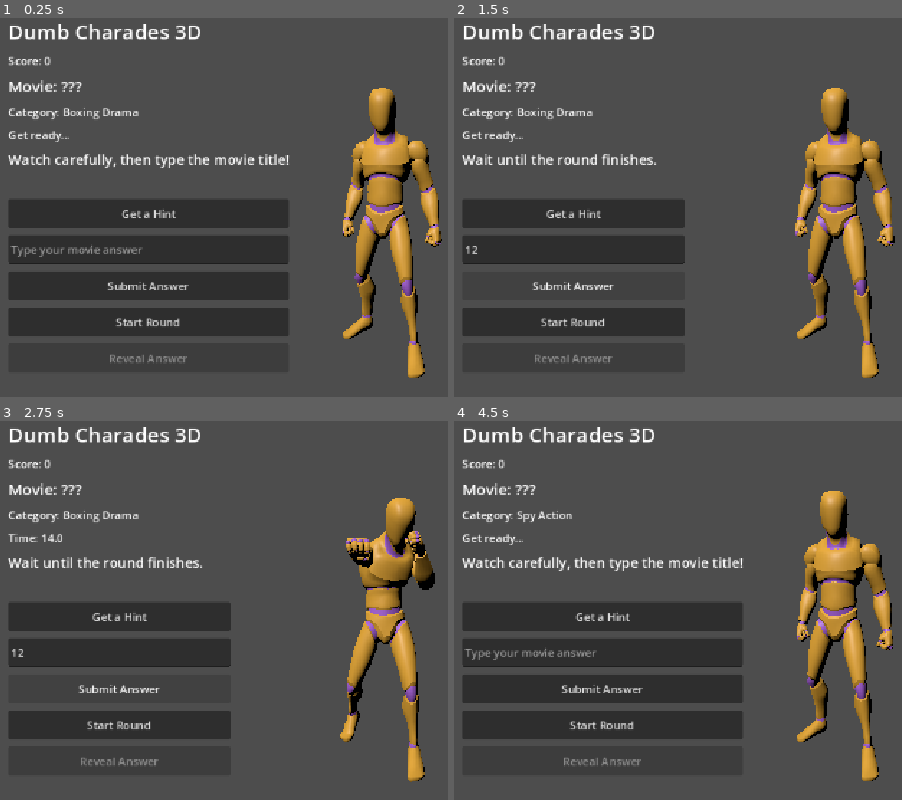
Above: before the commit, frames 1-4 (two rows, left to right).
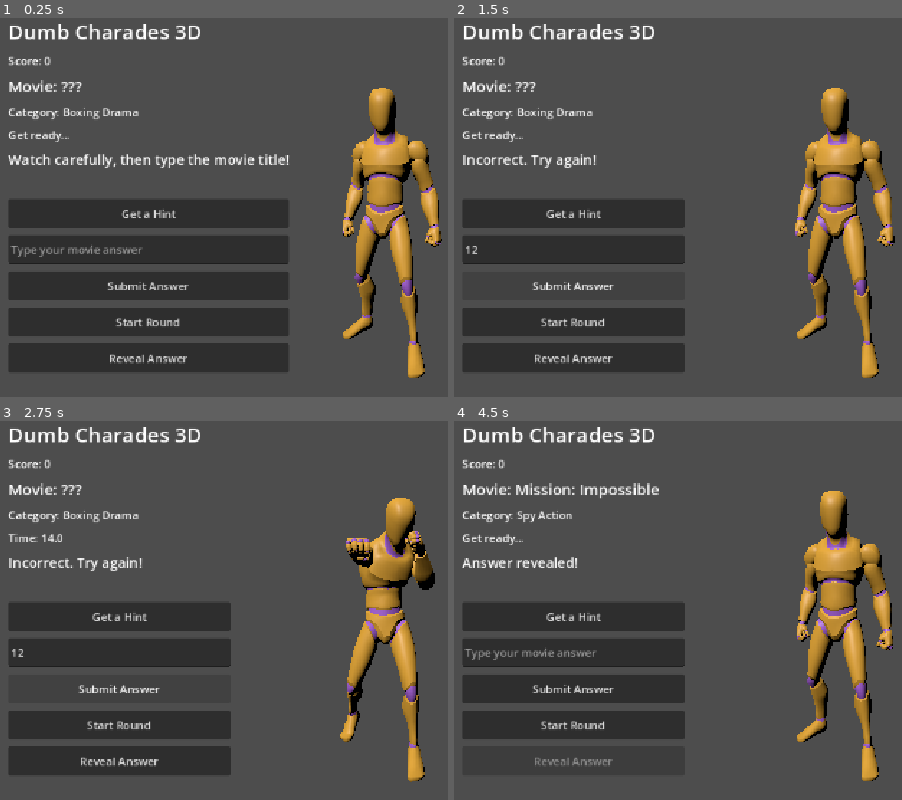
Above: after the commit, the same moments.

Repository: ramakrishna1410/dumbcharadesgodot
Game: Godot game, scene res://scenes/main_3d_ual.tscn
The game is run twice, just before and just after one commit, with the same random seed, the same clock (stepped at 60 frames per second) and the same inputs.
Inputs (mouse positions are in pixels of both pictures, inside the frame that each line leads up to):
- Up to frame 1 (0.25 s): no input
- Up to frame 2 (1.5 s): click (601, 249) at 0.52 s; type "12" at 0.6 s; click "Submit Answer" at 1.25 s
- Up to frame 3 (2.75 s): click "Submit Answer" at 2 s
- Up to frame 4 (4.5 s): click (574, 762) at 2.75 s, where only the run after the commit has a clickable "Reveal Answer"; click "Start Round" at 3.5 s; click (601, 762) at 4.25 s, where only the run after the commit has a clickable "Reveal Answer"

The runs differ from the first frame. In frame 1, 0.1% of the frame differs, in the area x 24-42%, y 88-91%; in frame 2, 0.8%; in frame 3, 0.8%; in frame 4, 6.3%, in the area x 1-65%, y 16-91%.

Commit message:
Polish round flow: fuzzy answers, steady action pacing, auto-advance
- Accept answers mid-round (not just after time runs out), matched
  after stripping punctuation and via a Levenshtein similarity ratio
  (>=90%) so typos and missing punctuation like colons are forgiven.
- Cap how long any single action clip can hold the clue so the
  sequence cycles at a steady, repetitive pace instead of long clips
  like Driving dragging out.
- Correct answers, reveals, and timeouts now all auto-advance to the
  next round after a short pause instead of requiring manual clicks.

Co-Authored-By: Claude Sonnet 5 <noreply@anthropic.com>
Claude-Session: https://claude.ai/code/session_01Y8X2xr5vc4b4fP7vVJst4u

Diff:
--- a/scripts/main_3d.gd
+++ b/scripts/main_3d.gd
@@ -11,6 +11,9 @@
 var score_label: Label
 var answer_input: LineEdit
 var reveal_button: Button
+
+const ACTION_DURATION := 2.2
+const MATCH_SIMILARITY_THRESHOLD := 0.9
 
 var secret_movie: Dictionary
 var movie_actions: Array
@@ -52,6 +55,9 @@
 	if animation_name == "Idle":
 		return
 
+	advance_action()
+
+func advance_action() -> void:
 	sequence_index += 1
 
 	if sequence_index >= movie_actions.size():
@@ -72,14 +78,24 @@
 
 		return
 
+	# Cap how long any single clip (e.g. the long "Driving" clip) can hold the
+	# clue, so the action sequence keeps cycling at a steady, repetitive pace.
+	action_elapsed += delta
+
+	if action_elapsed >= ACTION_DURATION:
+		advance_action()
+
 	time_left -= delta
 	timer_label.text = "Time: " + str(ceil(time_left))
 
-	if time_left <= 0.0:
+	if time_left <= 0.0 and not round_answered:
+		round_answered = true
 		round_running = false
 		timer_label.text = "Time's up!"
-		action_label.text = "Type your answer, then submit it."
-		reveal_button.disabled = false
+		movie_title_label.text = "Movie: " + str(secret_movie["title"])
+		action_label.text = "Time's up! The answer was " + str(secret_movie["title"]) + "."
+		reveal_button.disabled = true
+		finish_round(2.5)
 func create_interface() -> void:
 	var layer := CanvasLayer.new()
 	add_child(layer)
@@ -169,31 +185,87 @@
 	timer_label.text = "Get ready..."
 	score_label.text = "Score: " + str(score)
 	answer_input.clear()
-	reveal_button.disabled = true
+	reveal_button.disabled = false
 
 	# Always reset the character before the clue starts.
 	play_action("idle")
 
 func submit_answer() -> void:
-	if round_running:
-		action_label.text = "Wait until the round finishes."
-		return
-
 	if round_answered:
 		return
 
-	var player_answer := answer_input.text.strip_edges().to_lower()
-	var correct_answer := str(secret_movie["title"]).to_lower()
-
-	if player_answer == correct_answer:
+	var player_answer := normalize_for_match(answer_input.text)
+	var correct_answer := normalize_for_match(str(secret_movie["title"]))
+	var is_match := player_answer == correct_answer \
+		or text_similarity(player_answer, correct_answer) >= MATCH_SIMILARITY_THRESHOLD
+
+	if is_match:
 		score += max(3 - hints_revealed, 1)
 		round_answered = true
+		round_running = false
 		action_label.text = "Correct!"
 		movie_title_label.text = "Movie: " + str(secret_movie["title"])
 		score_label.text = "Score: " + str(score)
+		reveal_button.disabled = true
+		finish_round(2.0)
 	else:
 		action_label.text = "Incorrect. Try again!"
 
+# Lowercases, strips punctuation that's hard to type correctly (e.g. the colon
+# in "Mad Max: Fury Road"), and collapses whitespace so answers can be compared
+# on their words alone.
+func normalize_for_match(text: String) -> String:
+	var normalized := text.strip_edges().to_lower()
+
+	for punctuation_char in [":", ",", ".", "'", "-", "!", "?"]:
+		normalized = normalized.replace(punctuation_char, "")
+
+	while normalized.find("  ") != -1:
+		normalized = normalized.replace("  ", " ")
+
+	return normalized.strip_edges()
+
+# Levenshtein-distance similarity ratio in [0, 1], used to forgive small typos.
+func text_similarity(a: String, b: String) -> float:
+	var len_a := a.length()
+	var len_b := b.length()
+
+	if len_a == 0 and len_b == 0:
+		return 1.0
+
+	if len_a == 0 or len_b == 0:
+		return 0.0
+
+	var previous_row: Array[int] = []
+	previous_row.resize(len_b + 1)
+
+	for j in range(len_b + 1):
+		previous_row[j] = j
+
+	for i in range(1, len_a + 1):
+		var current_row: Array[int] = []
+		current_row.resize(len_b + 1)
+		current_row[0] = i
+
+		for j in range(1, len_b + 1):
+			var substitution_cost := 0 if a[i - 1] == b[j - 1] else 1
+			current_row[j] = min(
+				previous_row[j] + 1,
+				current_row[j - 1] + 1,
+				previous_row[j - 1] + substitution_cost
+			)
+
+		previous_row = current_row
+
+	var distance: int = previous_row[len_b]
+	return 1.0 - float(distance) / float(max(len_a, len_b))
+
+# Waits, then starts the next round automatically.
+func finish_round(delay_seconds: float) -> void:
+	round_running = false
+	await get_tree().create_timer(delay_seconds).timeout
+	start_round()
+
 func reveal_hint() -> void:
 	var hints: Array = secret_movie["hints"]
 
@@ -207,13 +279,18 @@
 		hint_button.disabled = true
 
 func reveal_answer() -> void:
-	round_running = false
+	if round_answered:
+		return
+
 	round_answered = true
 	movie_title_label.text = "Movie: " + str(secret_movie["title"])
 	action_label.text = "Answer revealed!"
+	reveal_button.disabled = true
+	finish_round(2.0)
 
 func play_action(action_name: String) -> void:
 	var clip_name: String = clip_map.get(action_name, "Idle")
+	action_elapsed = 0.0
 
 	if animation_player.has_animation(clip_name):
 		animation_player.play(clip_name)
